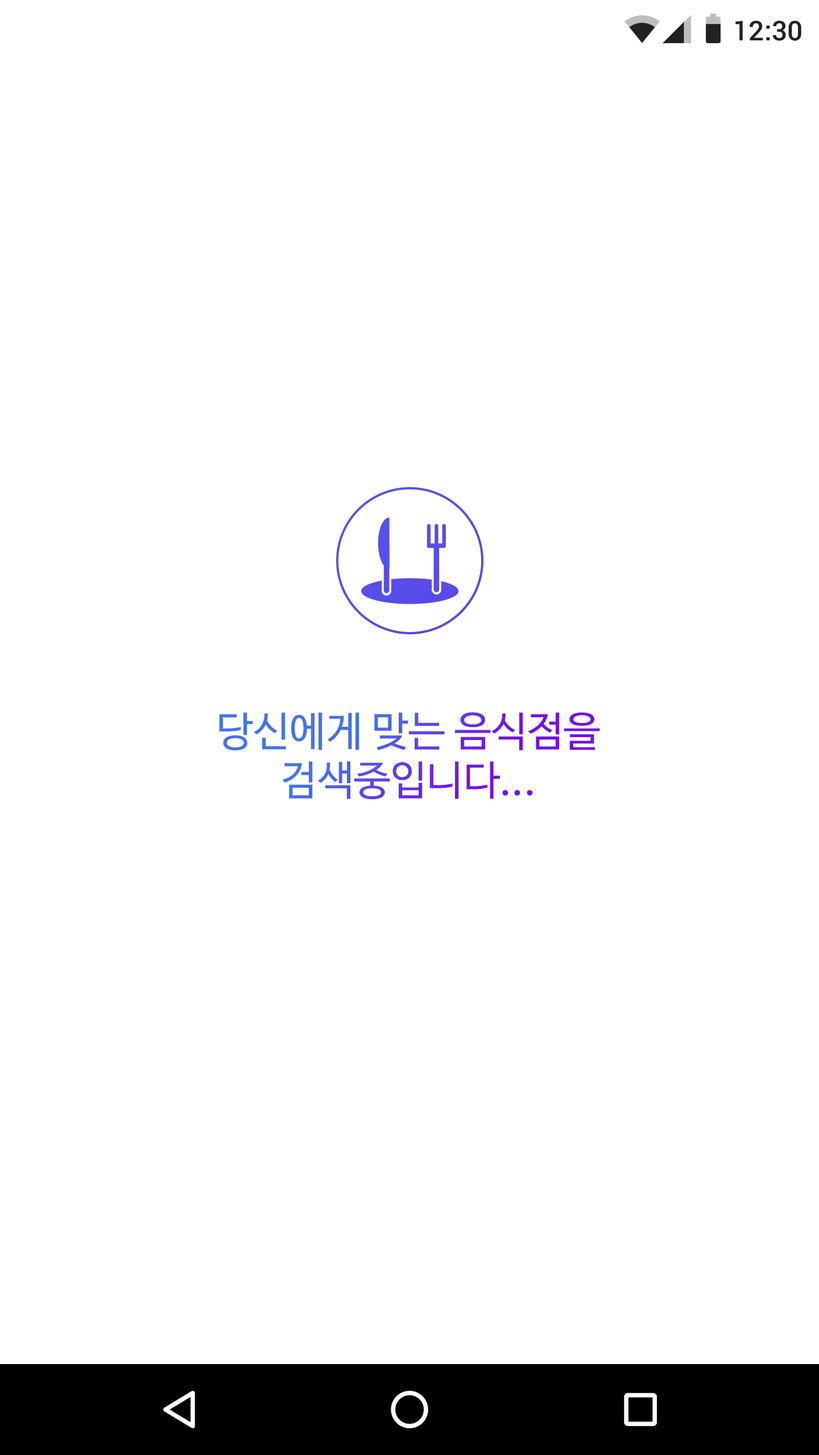
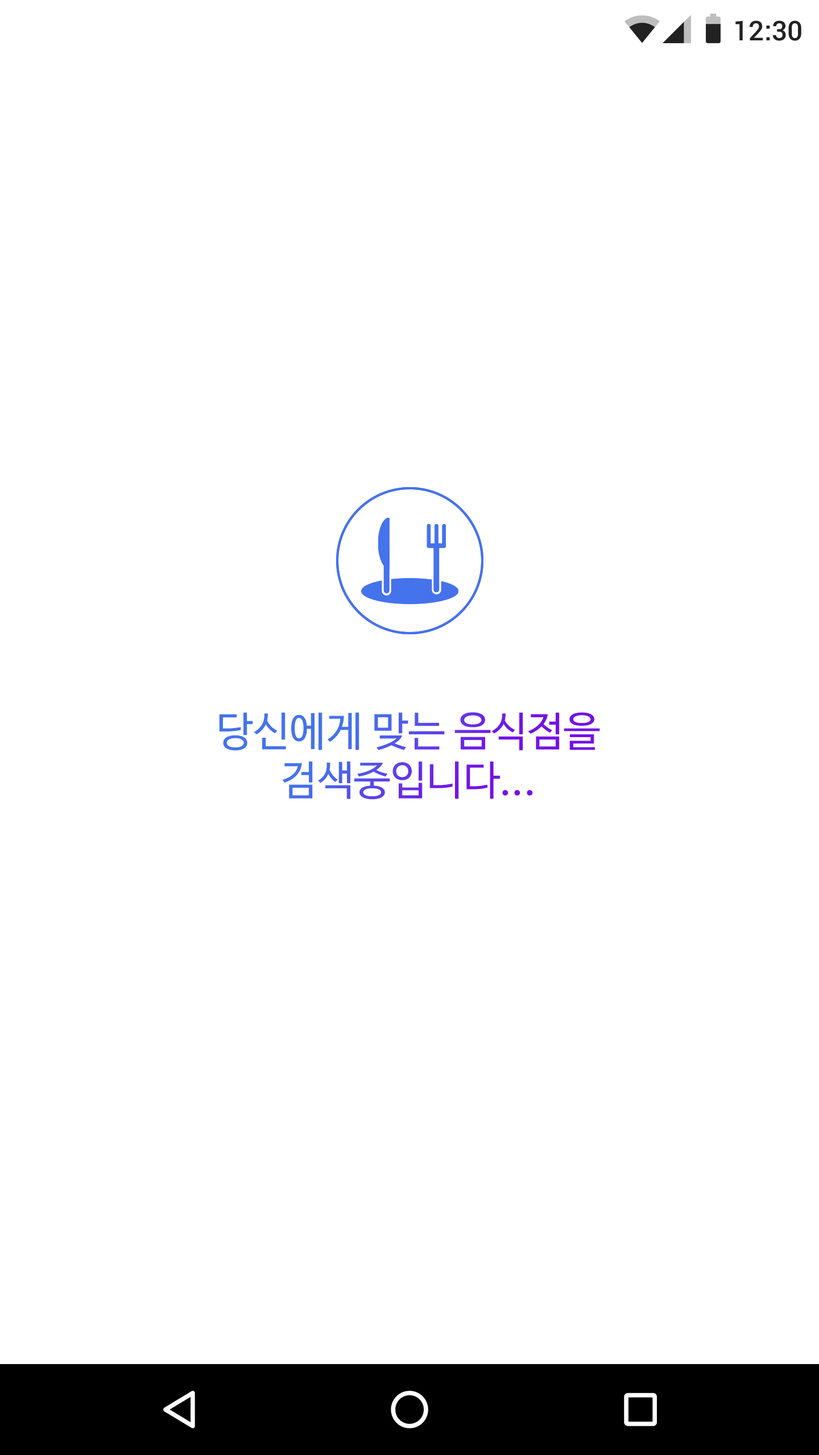
Comparing the layer stacks of the two w=819, h=1455 images. Changes:
added layer "레이어 1" above "System UI" over [335, 487, 484, 635]
painted on "타원 3" over [340, 579, 479, 603]
